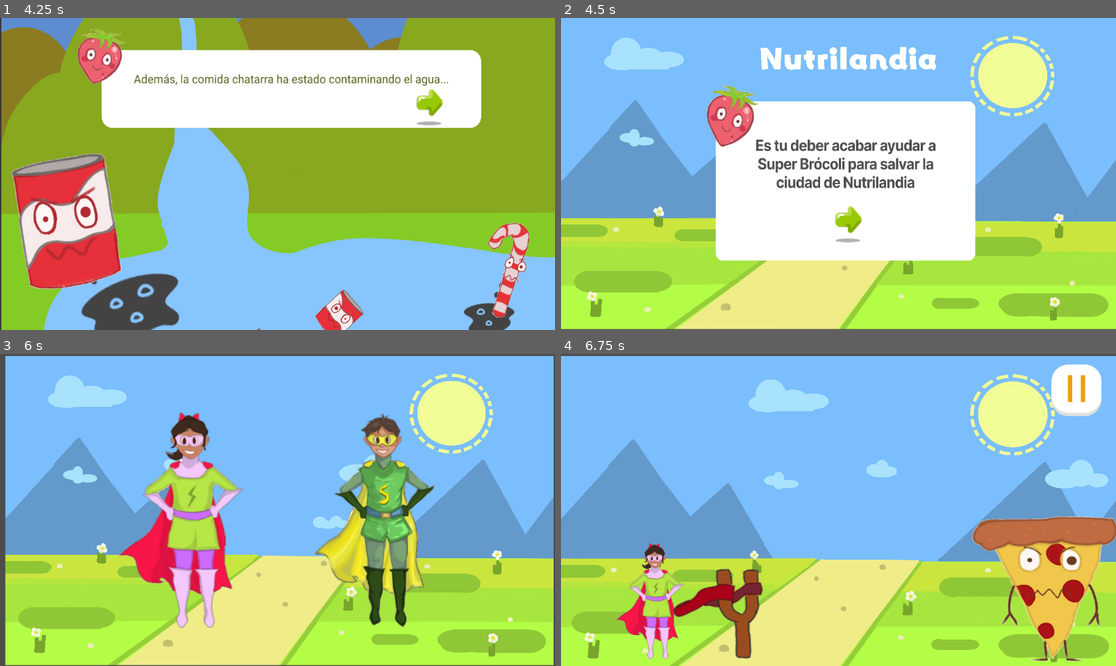
Above: before the commit, frames 1-4 (two rows, left to right).
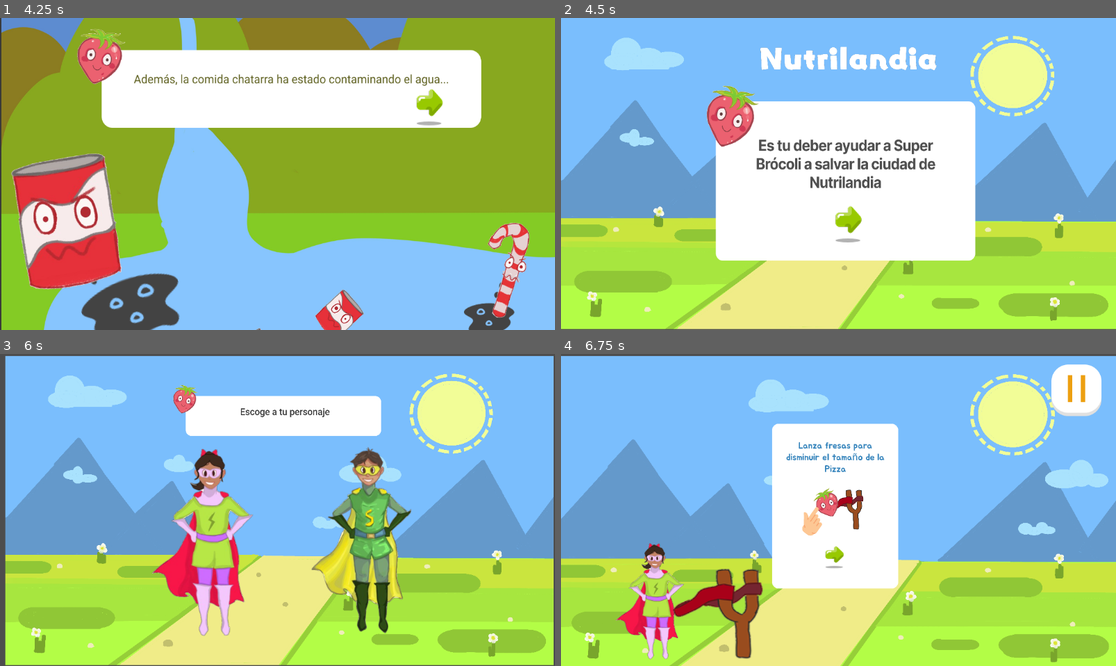
Above: after the commit, the same moments.

Repository: ERIKA6666/nutrilandia
Game: Godot game, scene res://Escenas/Inicio/main_menu.tscn
Two runs of this game, one before a commit and one after it. Both use one fixed random seed, a clock stepped at 60 frames per second and the inputs below.
Inputs (mouse positions are in pixels of both pictures, inside the frame that each line leads up to; where the layout moved, square brackets give the same spot in the first picture):
- Up to frame 1 (4.25 s): click (277, 233) at 0.5 s; click (277, 174) at 1.27 s; type "Alex" at 1.35 s; click (277, 223) at 1.5 s; type "Alex" at 1.58 s; click (277, 270) at 2 s; tap Enter at 2.75 s; move the mouse to (399, 158) at 2.77 s; click (399, 158) at 2.92 s; click (427, 105) at 3.5 s
- Up to frame 2 (4.5 s): click (988, 105) at 4.25 s
- Up to frame 3 (6 s): click (288, 556) at 5 s; click (144, 544) at 5.75 s
- Up to frame 4 (6.75 s): click (760, 544) [738, 522] at 6.5 s

Frame 1 is identical in both runs. In frame 2, 1.9% of the frame differs, in the area x 35-68%, y 38-55%; in frame 3, 20%, in the area x 21-79%, y 10-91%; in frame 4, 19%.

Commit message:
erika: modal nivel 1

Diff:
--- a/Escenas/ChoseCaracter/Main.tscn
+++ b/Escenas/ChoseCaracter/Main.tscn
@@ -1,10 +1,11 @@
-[gd_scene load_steps=6 format=3 uid="uid://cvyf2dvikr1kw"]
+[gd_scene load_steps=7 format=3 uid="uid://cvyf2dvikr1kw"]
 
 [ext_resource type="Texture2D" uid="uid://cwugwjixr136k" path="res://ui/fondos/ui 2/fondo 1 0f 1.jpg" id="1_8yq8p"]
 [ext_resource type="Texture2D" uid="uid://bwnadkeac2y4b" path="res://ui/niña_brocoli.png" id="2_l5sx6"]
 [ext_resource type="Script" uid="uid://bav135yole526" path="res://Escenas/ChoseCaracter/personaje_1.gd" id="3_l5sx6"]
 [ext_resource type="Texture2D" uid="uid://coaoso82d8cqg" path="res://ui/niño_brocoli.png" id="3_o5tpo"]
 [ext_resource type="Script" uid="uid://bwkrdpelyuds6" path="res://Escenas/ChoseCaracter/personaje_2.gd" id="5_o5tpo"]
+[ext_resource type="Texture2D" uid="uid://l2fjij6ngesf" path="res://ui/Group 37.png" id="6_mbjre"]
 
 [node name="MainMenu" type="Control"]
 layout_mode = 3
@@ -23,10 +24,10 @@
 
 [node name="Personaje 1" type="TextureButton" parent="."]
 layout_mode = 0
-offset_left = 233.0
-offset_top = 102.0
-offset_right = 509.0
-offset_bottom = 595.0
+offset_left = 305.0
+offset_top = 180.0
+offset_right = 529.0
+offset_bottom = 608.0
 texture_normal = ExtResource("2_l5sx6")
 ignore_texture_size = true
 stretch_mode = 0
@@ -34,14 +35,23 @@
 
 [node name="Personaje 2" type="TextureButton" parent="."]
 layout_mode = 0
-offset_left = 642.0
-offset_top = 117.0
-offset_right = 923.0
-offset_bottom = 581.0
+offset_left = 637.0
+offset_top = 188.0
+offset_right = 872.0
+offset_bottom = 592.0
 texture_normal = ExtResource("3_o5tpo")
 ignore_texture_size = true
 stretch_mode = 0
 script = ExtResource("5_o5tpo")
 
+[node name="TextureRect" type="TextureRect" parent="."]
+layout_mode = 0
+offset_left = 342.0
+offset_top = 56.0
+offset_right = 791.0
+offset_bottom = 170.0
+texture = ExtResource("6_mbjre")
+expand_mode = 1
+
 [connection signal="pressed" from="Personaje 1" to="Personaje 1" method="_on_pressed"]
 [connection signal="pressed" from="Personaje 2" to="Personaje 2" method="_on_pressed"]
--- a/Escenas/Historia/Bienvenida2.tscn
+++ b/Escenas/Historia/Bienvenida2.tscn
@@ -3,7 +3,7 @@
 [ext_resource type="Texture2D" uid="uid://cwugwjixr136k" path="res://ui/fondos/ui 2/fondo 1 0f 1.jpg" id="1_ojiwx"]
 [ext_resource type="Script" uid="uid://cnv20dddq2leb" path="res://Escenas/Historia/bienvenida_2.gd" id="1_qao8s"]
 [ext_resource type="Texture2D" uid="uid://diepjwp7h5a4u" path="res://ui/titulo 2.png" id="2_gbisk"]
-[ext_resource type="Texture2D" uid="uid://dymxtdoaodacr" path="res://ui/fondos/Group 34.png" id="3_gbisk"]
+[ext_resource type="Texture2D" uid="uid://dgicih76nk7k4" path="res://ui/fondos/ventana inicio.png" id="4_qao8s"]
 [ext_resource type="Texture2D" uid="uid://b32hua3iwdyom" path="res://ui/buttons/Arrow1.png" id="5_lysrw"]
 [ext_resource type="Texture2D" uid="uid://y073tv12gnse" path="res://ui/buttons/arrow2.png" id="6_xvq3k"]
 
@@ -29,7 +29,7 @@
 offset_top = 116.0
 offset_right = 860.0
 offset_bottom = 504.0
-texture = ExtResource("3_gbisk")
+texture = ExtResource("4_qao8s")
 expand_mode = 1
 
 [node name="nextButton" type="TextureButton" parent="."]
--- a/Escenas/Nivel1/Main.tscn
+++ b/Escenas/Nivel1/Main.tscn
@@ -7,6 +7,7 @@
 [ext_resource type="Texture2D" uid="uid://cem7w7of2xucf" path="res://ui/buttons/pausa.png" id="5_pi7rc"]
 [ext_resource type="Texture2D" uid="uid://nrdxey03jq4e" path="res://ui/buttons/pause 2.png" id="6_s66ap"]
 [ext_resource type="Script" uid="uid://ejxwpofrdgga" path="res://Escenas/Nivel1/stop_button.gd" id="7_s66ap"]
+[ext_resource type="PackedScene" uid="uid://cqq40sunv66ir" path="res://Escenas/Nivel1/ModalInicio.tscn" id="8_bs3ec"]
 
 [sub_resource type="RectangleShape2D" id="RectangleShape2D_q6qrh"]
 size = Vector2(1172, 117)
@@ -44,4 +45,6 @@
 texture_pressed = ExtResource("6_s66ap")
 script = ExtResource("7_s66ap")
 
+[node name="ModalInicio" parent="." instance=ExtResource("8_bs3ec")]
+
 [connection signal="pressed" from="stopButton" to="." method="_on_stop_button_pressed"]
--- /dev/null
+++ b/Escenas/Nivel1/ModalInicio.tscn
@@ -0,0 +1,29 @@
+[gd_scene load_steps=5 format=3 uid="uid://cqq40sunv66ir"]
+
+[ext_resource type="Script" uid="uid://bgf5nokjs64jj" path="res://Escenas/Nivel1/modalInicio.gd" id="1_5wn5l"]
+[ext_resource type="Texture2D" uid="uid://mf1035krxoc1" path="res://ui/fondos/Group 38.png" id="2_tqe0v"]
+[ext_resource type="Texture2D" uid="uid://b32hua3iwdyom" path="res://ui/buttons/Arrow1.png" id="3_elyfr"]
+[ext_resource type="Texture2D" uid="uid://y073tv12gnse" path="res://ui/buttons/arrow2.png" id="4_irbx8"]
+
+[node name="ModalInicio" type="CanvasLayer"]
+script = ExtResource("1_5wn5l")
+
+[node name="TextureRect" type="TextureRect" parent="."]
+offset_left = 438.0
+offset_top = 145.0
+offset_right = 700.0
+offset_bottom = 487.0
+texture = ExtResource("2_tqe0v")
+expand_mode = 1
+
+[node name="BotonComenzar" type="TextureButton" parent="."]
+offset_left = 532.0
+offset_top = 393.0
+offset_right = 602.0
+offset_bottom = 445.0
+texture_normal = ExtResource("3_elyfr")
+texture_pressed = ExtResource("4_irbx8")
+ignore_texture_size = true
+stretch_mode = 0
+
+[connection signal="pressed" from="BotonComenzar" to="." method="_on_button_pressed"]
--- a/Escenas/Nivel1/main.gd
+++ b/Escenas/Nivel1/main.gd
@@ -1,22 +1,37 @@
 extends Node2D
 
+var hamburguesa_actual = null
+var hamburguesa_scene = preload("res://Escenas/Nivel1/Hamburguesa.tscn")
+var juego_iniciado = false
 
-var hamburguesa_actual = null  # Variable para guardar la hamburguesa actual
-var hamburguesa_scene = preload("res://Escenas//Nivel1//Hamburguesa.tscn")
+
 
 func _ready():
-	spawnear_hamburguesa()  # Genera UNA hamburguesa al inicio
+	print("Inicializando juego...")
+	# Carga asíncrona para evitar problemas
+	var modal = preload("res://Escenas/Nivel1/ModalInicio.tscn").instantiate()
+	# Asegurar que se añade al árbol antes de conectar señales
+	add_child(modal)
+	await get_tree().process_frame  # Reemplazo correcto para yield
+	# Conexión con banderas especiales
+	modal.connect("modal_closed", _on_modal_closed, CONNECT_DEFERRED | CONNECT_PERSIST)
+	modal.open()
+	print("Modal listo en árbol:", modal.is_inside_tree()) # Debug
+
+func _on_modal_closed():
+	print("Señal modal_closed recibida en Main")
+	juego_iniciado = true
+	spawnear_hamburguesa()
 
 func spawnear_hamburguesa():
-	if hamburguesa_actual == null:
+	if hamburguesa_actual == null and juego_iniciado:
 		hamburguesa_actual = hamburguesa_scene.instantiate()
 		print("Clase de la instancia:", hamburguesa_actual.get_class())  # Debug
 		add_child(hamburguesa_actual)
 
 func _on_hamburguesa_destruida():
 	hamburguesa_actual = null
-	spawnear_hamburguesa()  # Vuelve a generar otra cuando se destruye (opcional)
-
+	spawnear_hamburguesa()  # Vuelve a generar otra cuando se destruye
 
 func _on_stop_button_pressed() -> void:
 	pass # Replace with function body.
--- /dev/null
+++ b/Escenas/Nivel1/modalInicio.gd
@@ -0,0 +1,23 @@
+extends CanvasLayer
+
+signal modal_closed
+
+@onready var start_button: TextureButton = $BotonComenzar
+
+func open():
+	show()
+	get_tree().paused = true
+
+	# Conexión segura con verificación
+	if start_button.is_connected("pressed", _on_button_pressed):
+		start_button.disconnect("pressed", _on_button_pressed)
+
+	start_button.connect("pressed", _on_button_pressed, CONNECT_DEFERRED | CONNECT_PERSIST)
+	print("Botón conectado:", start_button.is_connected("pressed", _on_button_pressed)) # Debug
+
+func _on_button_pressed():
+	print("Señal de botón recibida EN EL MODAL") # Debug crucial
+	hide()
+	get_tree().paused = false
+	emit_signal("modal_closed")
+	queue_free() # Eliminar el modal después de usarlo
Not shown: 1 places in Escenas/Nivel1/Main.tscn that only renumber resources
Not shown, added: Escenas/Nivel1/modalInicio.gd.uid
Binary file added: ui/Group 37.png
Not shown, added: ui/Group 37.png.import
Binary file added: ui/fondos/Group 38.png
Not shown, added: ui/fondos/Group 38.png.import
Binary file added: ui/fondos/ventana inicio.png
Not shown, added: ui/fondos/ventana inicio.png.import
Binary file added: ui/titulo.png
Not shown, added: ui/titulo.png.import
